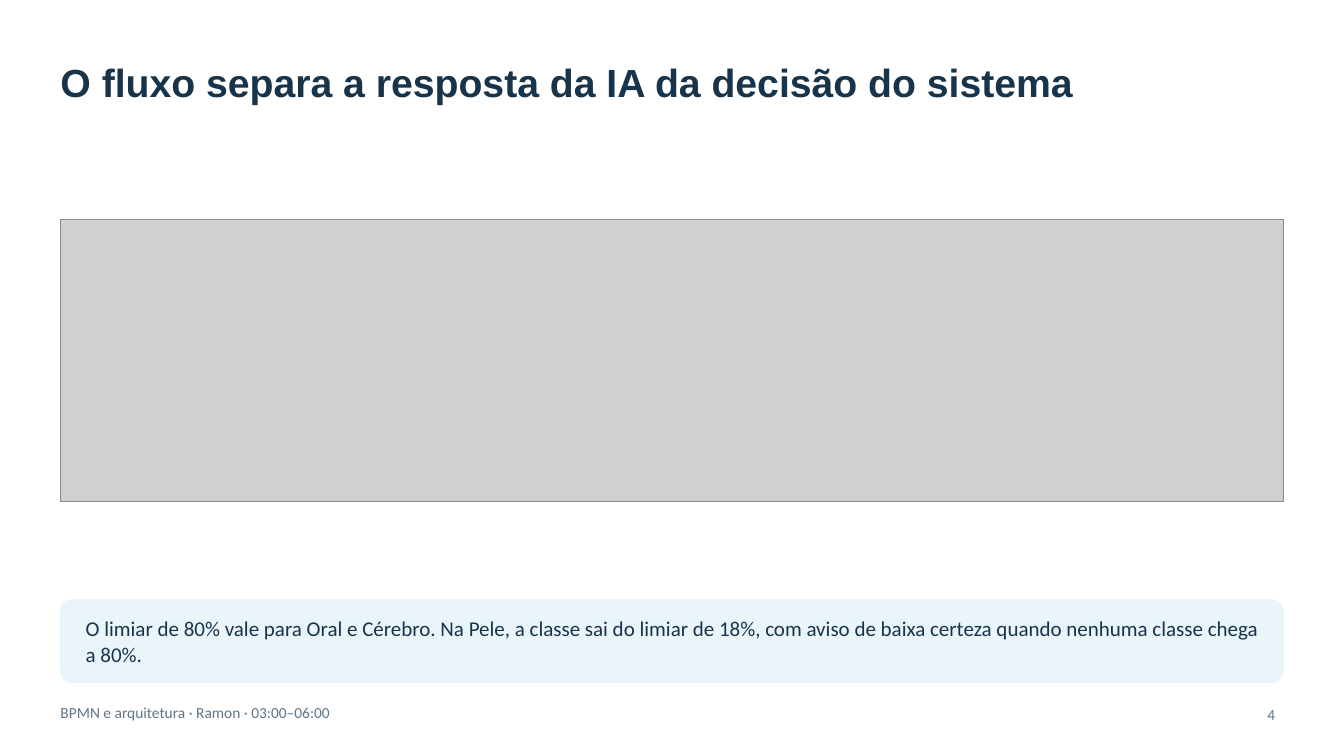
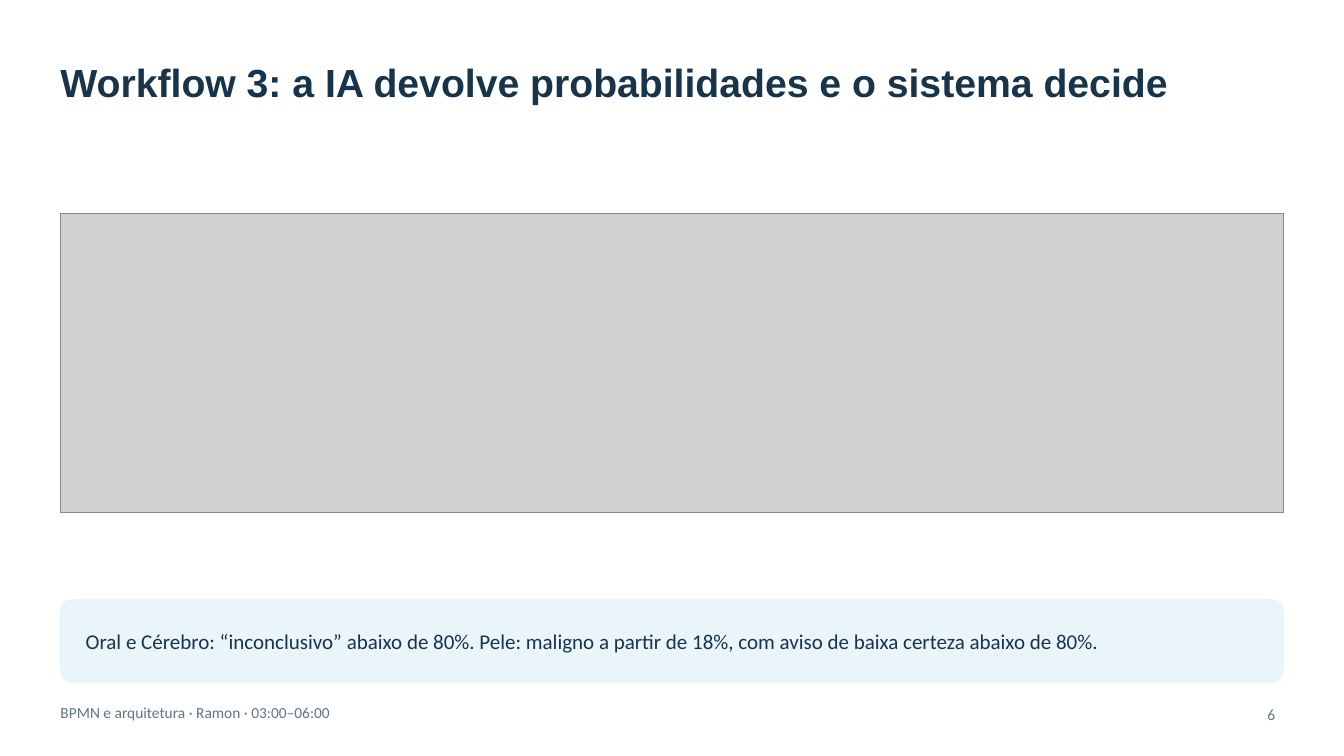
Before and after one commit to joaopgf/PixoraMed, a slide deck: slide 6 of docs/PixoraMed_apresentacao_banca.pptx (slide 4 before the commit). Drawn at 1344x756 pixels with LibreOffice and Linux fonts; fonts in the diff are those of the drawing; grey boxes stand for pictures; background and template pictures are left out. Boxes give left, top, right and bottom in pixels: in the first picture for what was removed or moved away, otherwise in the second. Text is boxed around its words. In the diff, an @@ line names an element or a change of style, - is before the commit and + after.

```diff
--- a/docs/PixoraMed_apresentacao_banca.pptx
+++ b/docs/PixoraMed_apresentacao_banca.pptx
@@ title at [60,68,1168,105]: text changed @@
-O fluxo separa a resposta da IA da decisão do sistema
+Workflow 3: a IA devolve probabilidades e o sistema decide
@@ picture: place and size @@
-picture at [60,220,1284,502]
+picture at [60,214,1284,513]
@@ text at [86,634,1098,653]: text changed @@
-O limiar de 80% vale para Oral e Cérebro. Na Pele, a classe sai do limiar de 18%, com aviso de baixa certeza quando nenhuma classe chega a 80%.
+Oral e Cérebro: “inconclusivo” abaixo de 80%. Pele: maligno a partir de 18%, com aviso de baixa certeza abaixo de 80%.
@@ page number at [1267,709,1275,720]: text changed @@
-4
+6
```
Also in this commit, not shown: 4 other slides changed, 2 slides added.
